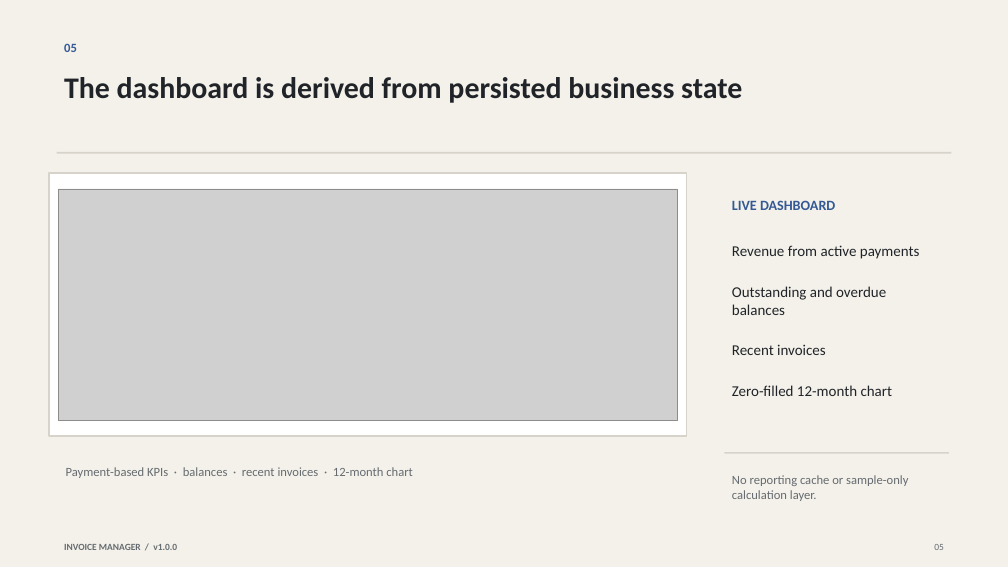
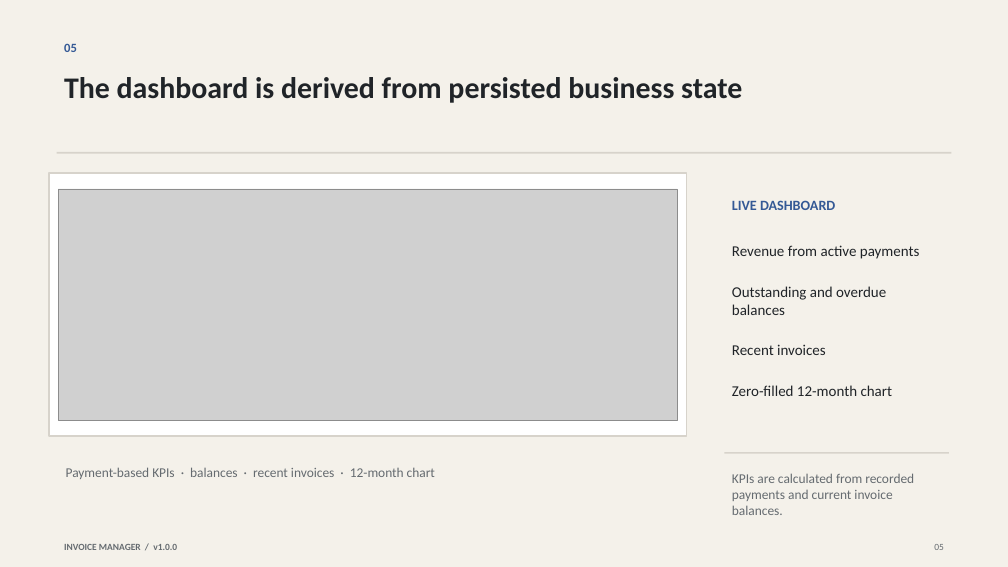
Before and after one commit to Staniek-Tech-NL/invoice-manager, a slide deck: slide 5 of docs/presentation/invoice-manager-engineering-case-study.pptx. Drawn at 1008x567 pixels with LibreOffice and Linux fonts; fonts in the diff are those of the drawing; grey boxes stand for pictures. Boxes give left, top, right and bottom in pixels: in the first picture for what was removed or moved away, otherwise in the second. Text is boxed around its words. In the diff, an @@ line names an element or a change of style, - is before the commit and + after.

```diff
--- a/docs/presentation/invoice-manager-engineering-case-study.pptx
+++ b/docs/presentation/invoice-manager-engineering-case-study.pptx
@@ text "Payment-based KPIs · balances · ..." at [66, 467, 435, 479]: size 12 to 12.8 pt @@
@@ text at [732, 473, 914, 515]: text changed; size 12 to 12.8 pt @@
-No reporting cache or sample-only calculation layer.
+KPIs are calculated from recorded payments and current invoice balances.
```
Also in this commit, not shown: 4 other slides changed.
